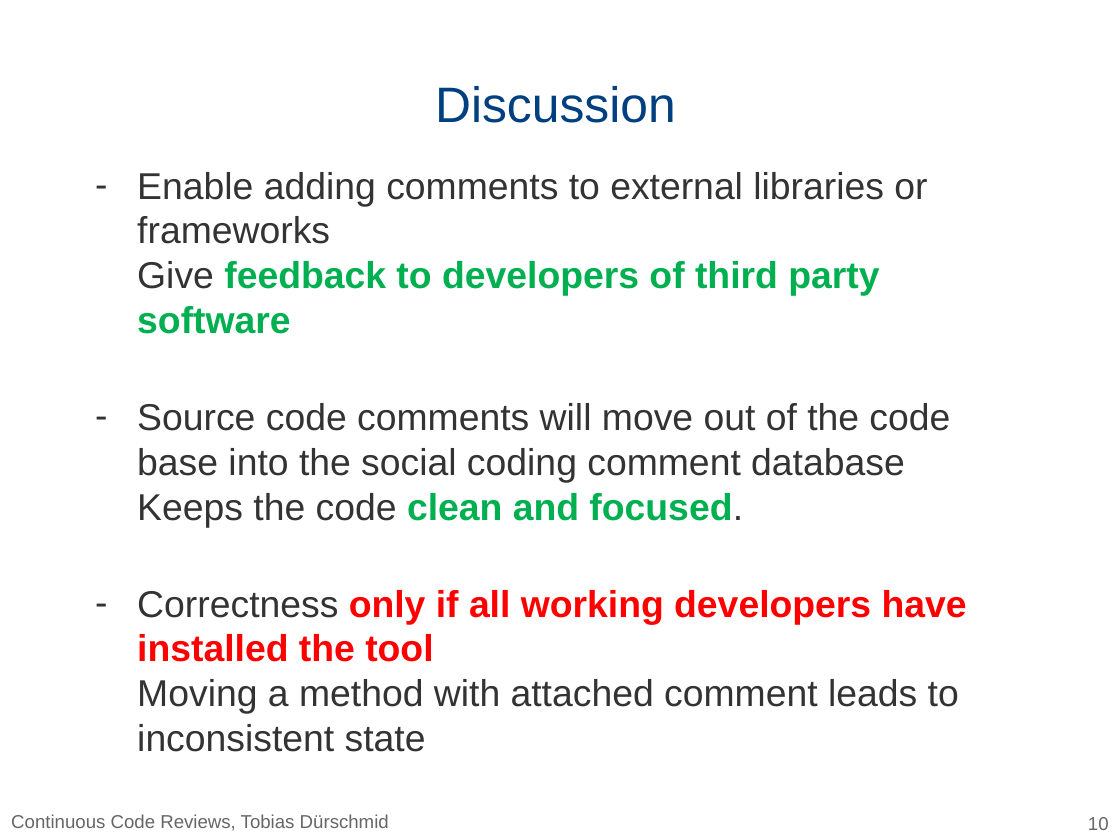
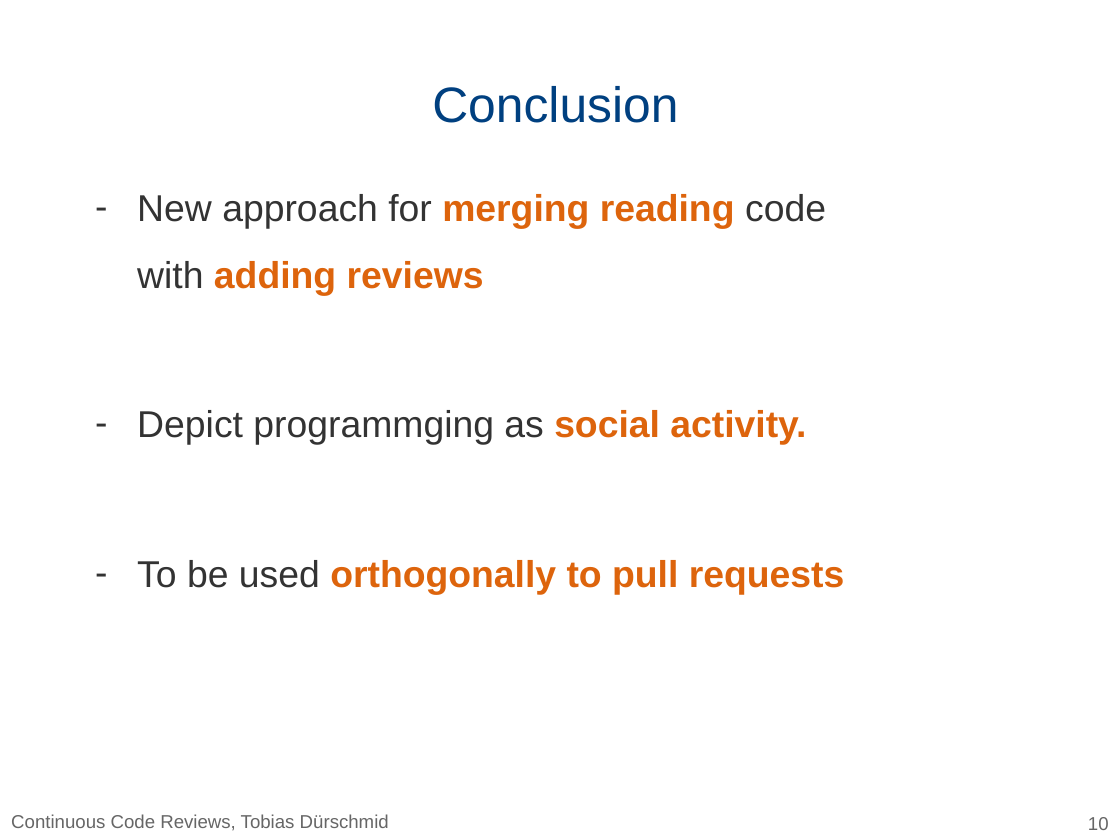
Before and after one commit to HPI-SWA-Lab/CommunityCodeReview, a slide deck: slide 10 of Programming_SRC/talk.pptx. Drawn at 1120x840 pixels with LibreOffice and Linux fonts; fonts in the diff are those of the drawing; background and template pictures are left out. Boxes give left, top, right and bottom in pixels: in the first picture for what was removed or moved away, otherwise in the second. Text is boxed around its words. In the diff, an @@ line names an element or a change of style, - is before the commit and + after.

```diff
--- a/Programming_SRC/talk.pptx
+++ b/Programming_SRC/talk.pptx
@@ title at box(432, 86, 678, 123): text changed @@
-Discussion
+Conclusion
@@ text at box(137, 194, 845, 594): text changed; text colour #333333 to #DD640C; bold on @@
-– Enable adding comments to external libraries or frameworks
-  Give feedback to developers of third party software
-– Source code comments will move out of the code base into the social coding comment database
-  Keeps the code clean and focused.
-– Correctness only if all working developers have installed the tool
-  Moving a method with attached comment leads to inconsistent state
+– New approach for merging reading code
+  with adding reviews
+– Depict programmging as social activity.
+– To be used orthogonally to pull requests
```
Also in this commit, not shown: 9 other slides changed.
